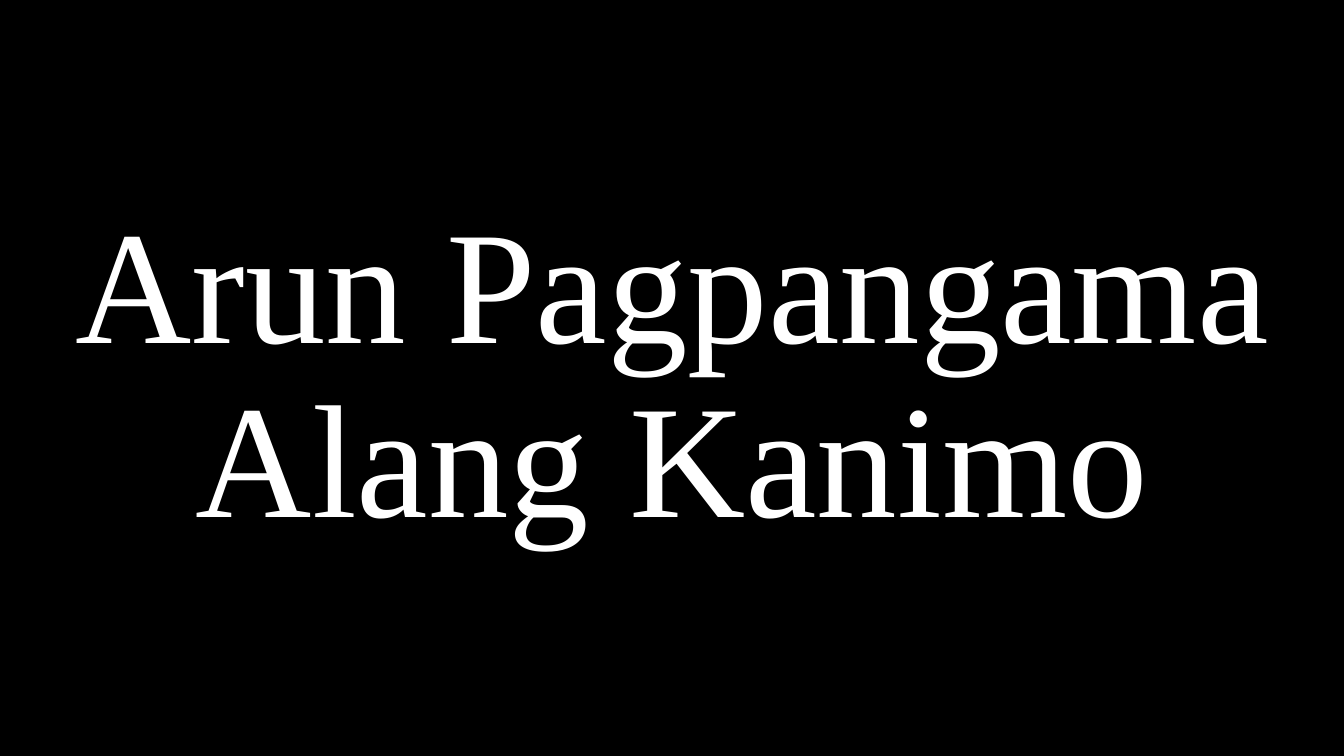
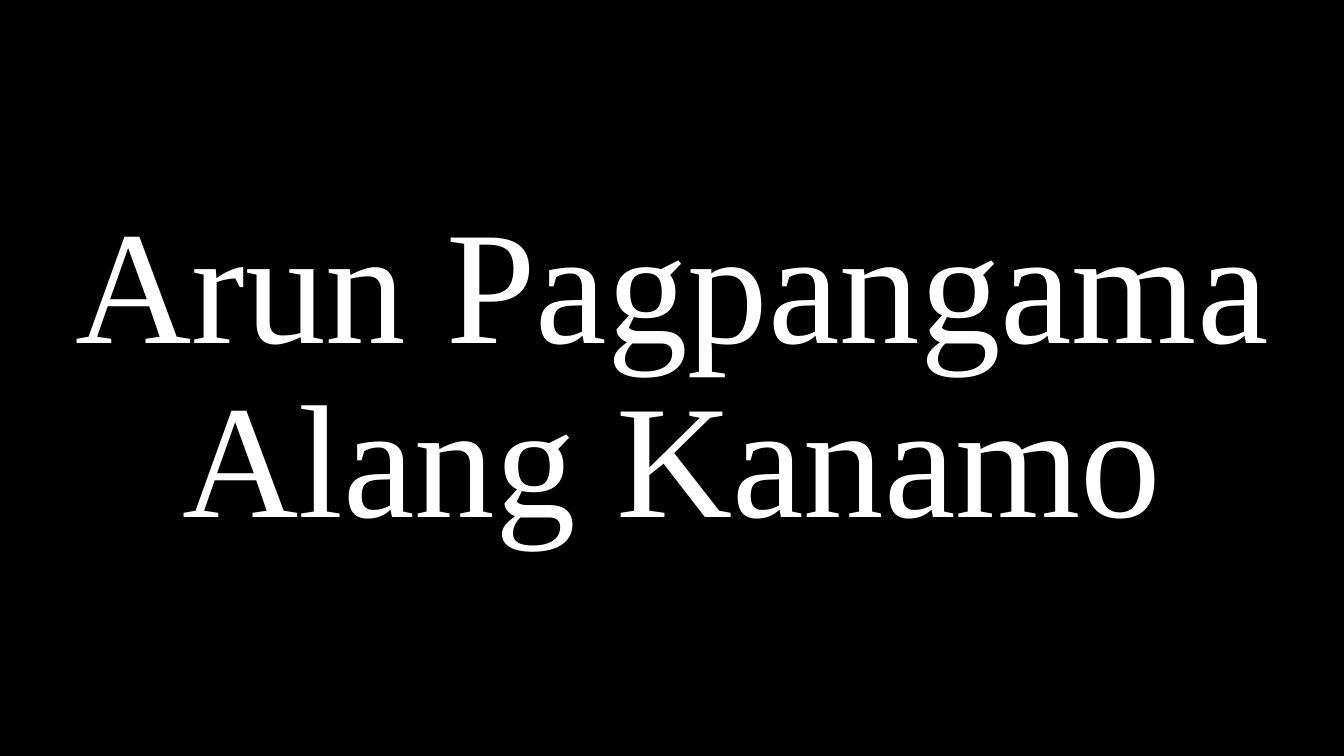
Before and after one commit to CHRISTIANARIBAL/Simbahan, a slide deck: slide 7 of Kanta/kyrie/Ikaw Nga Gipadala.pptx. Drawn at 1344x756 pixels with LibreOffice and Linux fonts; fonts in the diff are those of the drawing. Boxes give left, top, right and bottom in pixels: in the first picture for what was removed or moved away, otherwise in the second. Text is boxed around its words. In the diff, an @@ line names an element or a change of style, - is before the commit and + after.

```diff
--- a/Kanta/kyrie/Ikaw Nga Gipadala.pptx
+++ b/Kanta/kyrie/Ikaw Nga Gipadala.pptx
@@ title at bbox=[75, 236, 1268, 547]: text changed @@
-Arun Pagpangama Alang Kanimo
+Arun Pagpangama Alang Kanamo
```
Also in this commit, not shown: 7 other files.
